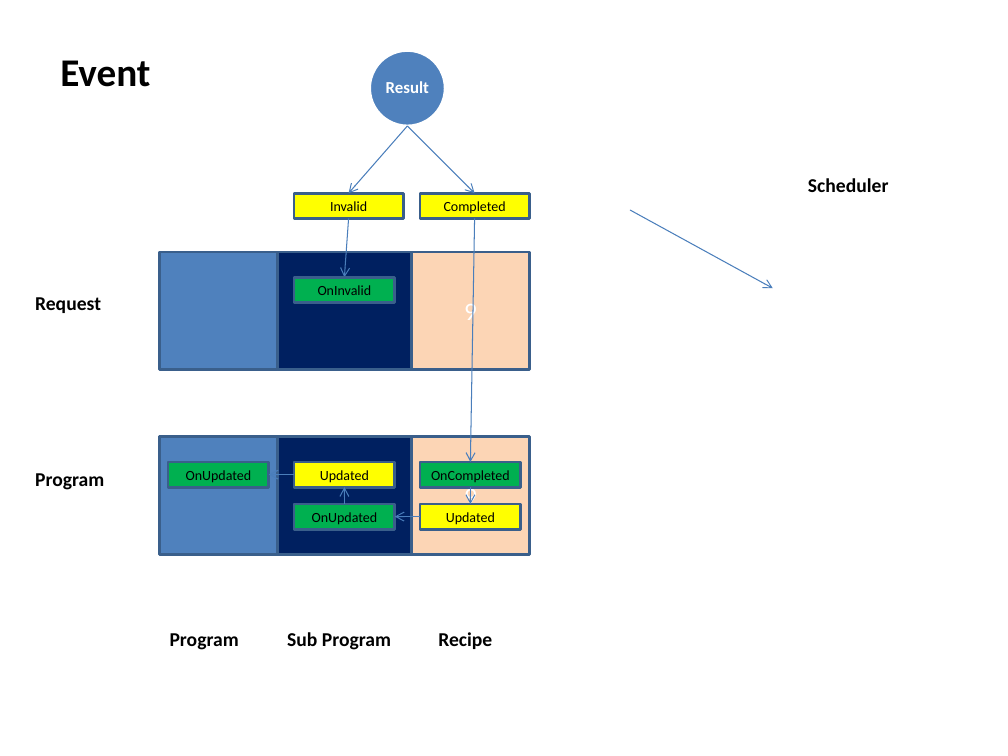
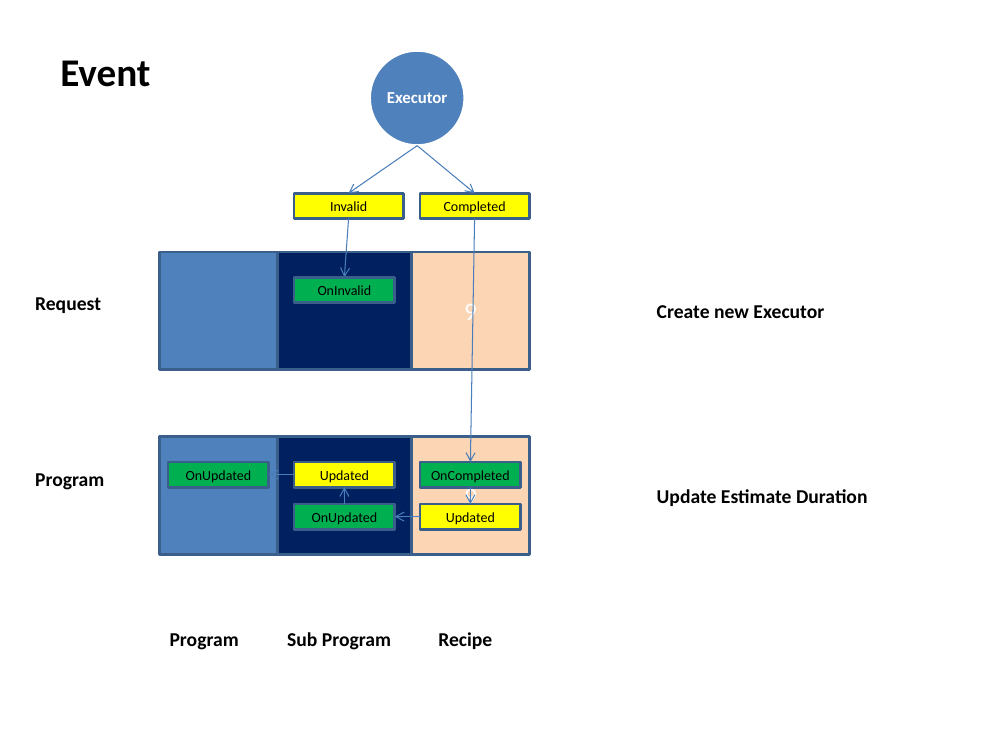
Before and after one commit to happylennychen/BCLabManager, a slide deck: slide 11 of Doc/V5 design doc.pptx. Drawn at 1008x756 pixels with LibreOffice and Linux fonts; fonts in the diff are those of the drawing. Boxes give left, top, right and bottom in pixels: in the first picture for what was removed or moved away, otherwise in the second. Text is boxed around its words. In the diff, an @@ line names an element or a change of style, - is before the commit and + after.

```diff
--- a/Doc/V5 design doc.pptx
+++ b/Doc/V5 design doc.pptx
@@ ellipse: place and size @@
-ellipse at box(370, 50, 446, 126)
+ellipse at box(370, 50, 465, 145)
@@ text at box(387, 92, 448, 103): text changed @@
-Result
+Executor
@@ arrow moved from (407, 126) - (349, 194) to (417, 145) - (349, 194) @@
@@ arrow moved from (407, 126) - (475, 194) to (417, 145) - (475, 194) @@
@@ text removed at box(808, 178, 889, 192) @@
-Scheduler
@@ arrow removed from (630, 210) to (773, 288) @@
@@ text added at box(657, 305, 824, 318), 14 pt, text #000000, bold @@
+Create new Executor
@@ text added at box(657, 489, 868, 506), 14 pt, text #000000, bold @@
+Update Estimate Duration
```
Also in this commit, not shown: 6 other slides changed, 7 other files.
